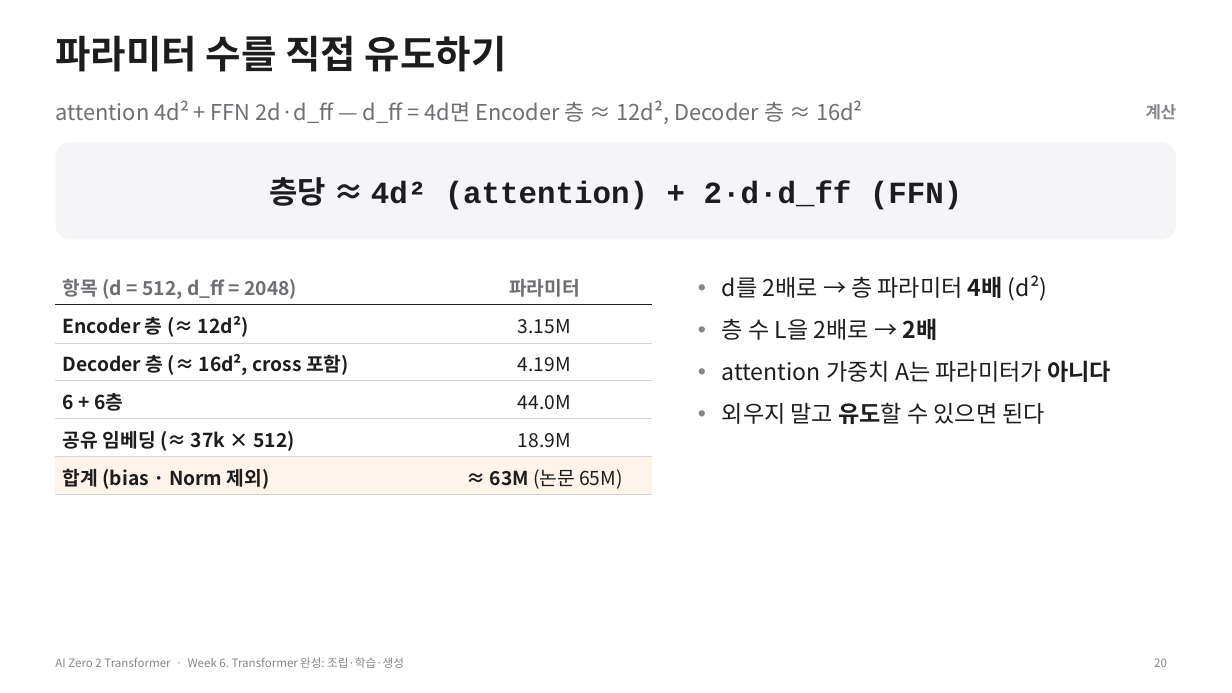
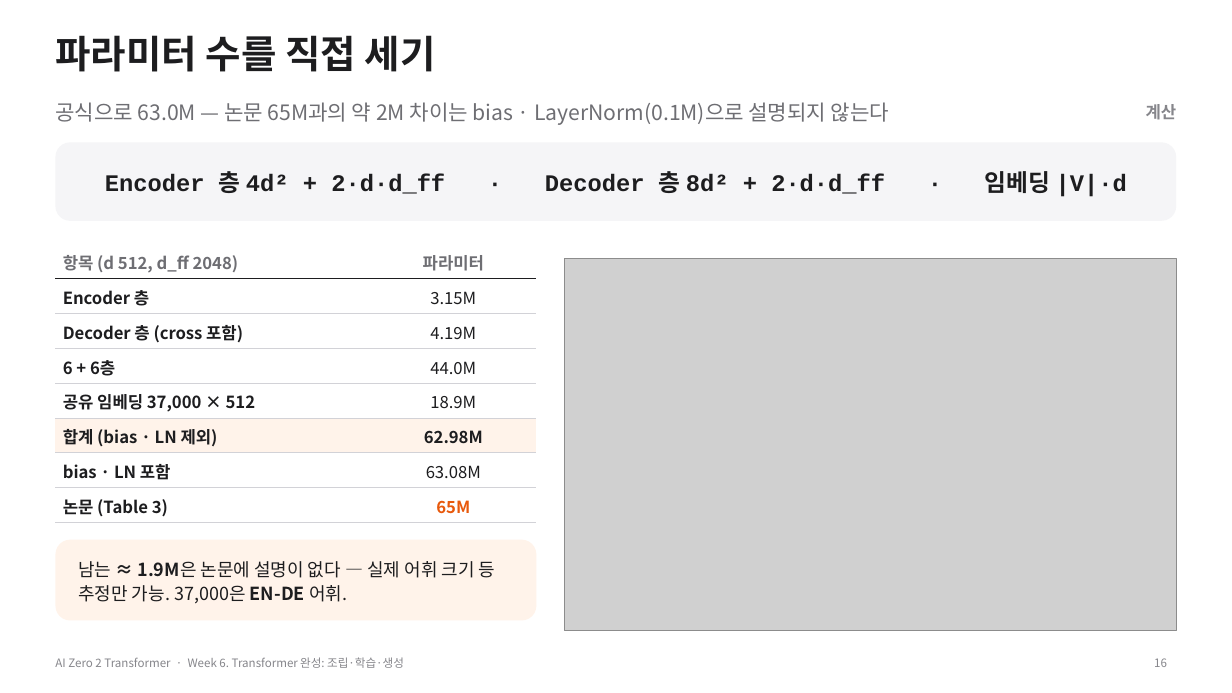
Before and after one commit to myunhh/AI-Zero-2-Transformers, a slide deck: slide 16 of lectures/week06_transformer_complete.pptx (slide 20 before the commit). Drawn at 1232x693 pixels with LibreOffice and Linux fonts; fonts in the diff are those of the drawing; grey boxes stand for pictures. Boxes give left, top, right and bottom in pixels: in the first picture for what was removed or moved away, otherwise in the second. Text is boxed around its words. In the diff, an @@ line names an element or a change of style, - is before the commit and + after.

```diff
--- a/lectures/week06_transformer_complete.pptx
+++ b/lectures/week06_transformer_complete.pptx
@@ title at (55, 35, 436, 72): text changed @@
-파라미터 수를 직접 유도하기
+파라미터 수를 직접 세기
@@ text at (55, 102, 889, 125): text changed; size 17 to 16.5 pt @@
-attention 4d² + FFN 2d·d_ff — d_ff = 4d면 Encoder 층 ≈ 12d², Decoder 층 ≈ 16d²
+공식으로 63.0M — 논문 65M과의 약 2M 차이는 bias · LayerNorm(0.1M)으로 설명되지 않는다
@@ rounded rectangle: place and size @@
-rounded rectangle at (55, 142, 1177, 239)
+rounded rectangle at (55, 142, 1177, 221)
@@ rounded rectangle at (55, 142, 1177, 221): proportions changed @@
@@ text at (105, 171, 1127, 197): text changed; size 24 to 18.5 pt @@
-층당 ≈ 4d² (attention) + 2·d·d_ff (FFN)
+Encoder 층 4d² + 2·d·d_ff · Decoder 층 8d² + 2·d·d_ff · 임베딩 |V|·d
@@ table at (55, 244, 537, 522) @@
-row 1, column 1: 항목 (d = 512, d_ff = 2048)
+row 1, column 1: 항목 (d 512, d_ff 2048)
-row 2, column 1: Encoder 층 (≈ 12d²)
+row 2, column 1: Encoder 층
-row 3, column 1: Decoder 층 (≈ 16d², cross 포함)
+row 3, column 1: Decoder 층 (cross 포함)
-row 5: 공유 임베딩 (≈ 37k × 512) | 18.9M
-row 6: 합계 (bias · Norm 제외) | ≈ 63M (논문 65M)
+row 5: 공유 임베딩 37,000 × 512 | 18.9M
+row 6: 합계 (bias · LN 제외) | 62.98M
+row 7: bias · LN 포함 | 63.08M
+row 8: 논문 (Table 3) | 65M
@@ table: place and size @@
-table at (55, 267, 652, 494)
+table at (55, 244, 537, 522)
@@ picture added at (565, 259, 1177, 631) @@
@@ text removed at (722, 275, 1111, 424) @@
-• d를 2배로 → 층 파라미터 4배 (d²)
-• 층 수 L을 2배로 → 2배
-• attention 가중치 A는 파라미터가 아니다
-• 외우지 말고 유도할 수 있으면 된다
@@ rounded rectangle added at (55, 540, 537, 621), fill #FFF3EA, 14 pt, text #1D1D1F @@
+남는 ≈ 1.9M은 논문에 설명이 없다 — 실제 어휘 크기 등 추정만 가능. 37,000은 EN-DE 어휘.
@@ page number at (1154, 658, 1167, 667): text changed @@
-20
+16
```
Also in this commit, not shown: 27 other slides changed, 24 slides added, 18 slides removed, 11 other files.
